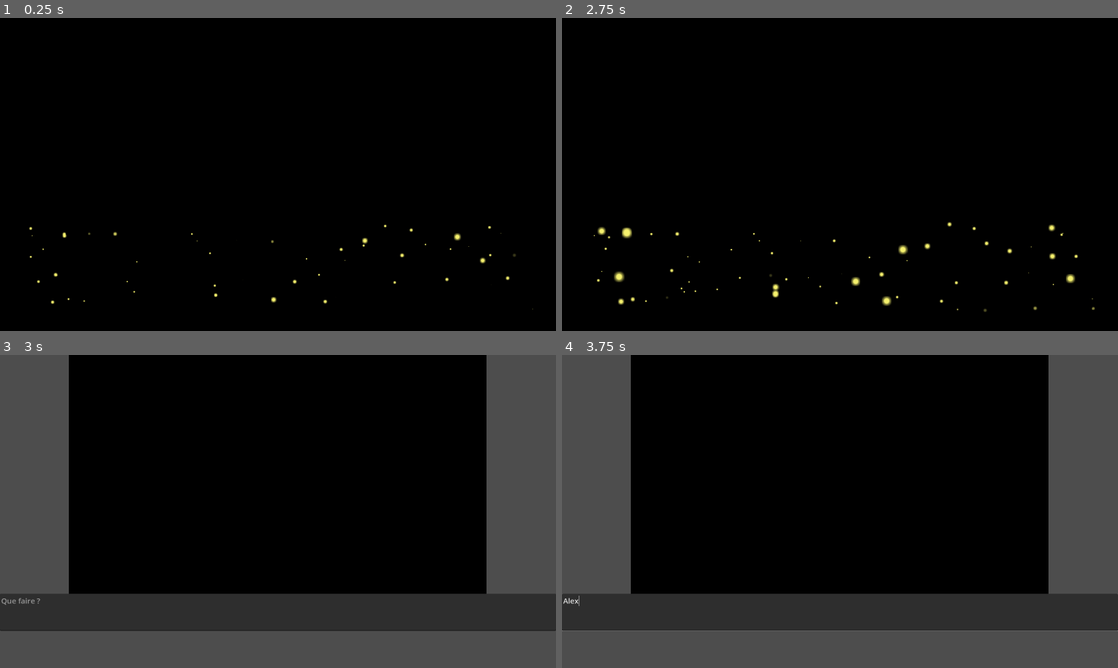
Above: before the commit, frames 1-4 (two rows, left to right).
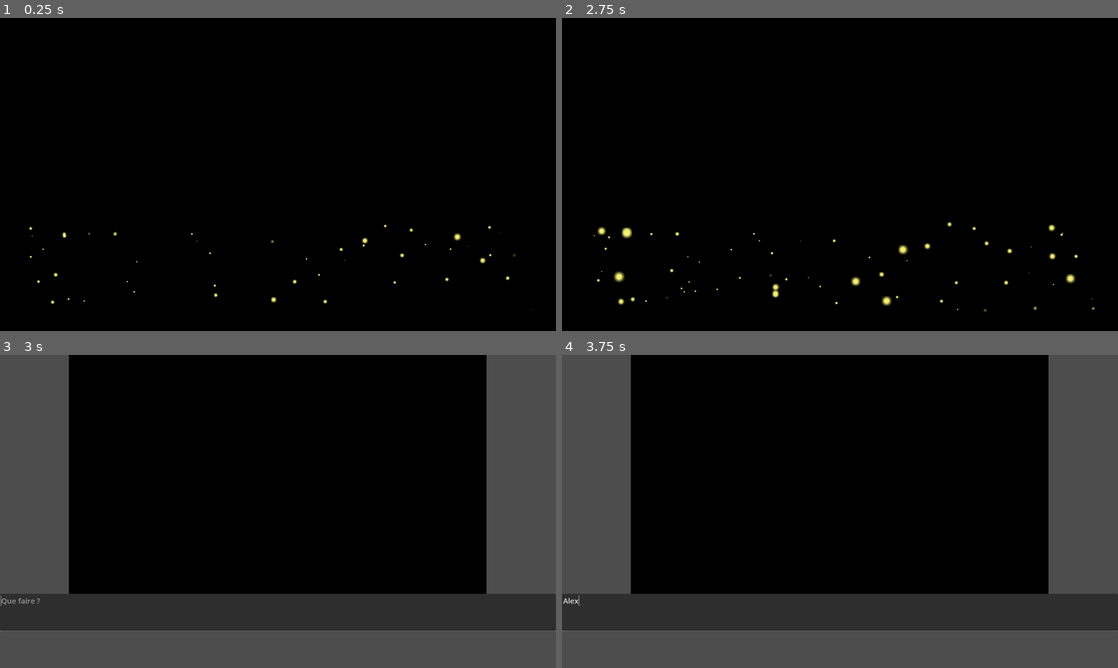
Above: after the commit, the same moments.

Repository: frangin2003/sram-remaster
Game: Godot game, scene res://scenes/00_title_screen/00_title_screen.tscn
Two runs of this game, one before a commit and one after it. Both use one fixed random seed, a clock stepped at 60 frames per second and the inputs below. Video files are missing from this copy of the repository; at most half a second of black plays in their place.
Inputs (mouse positions are in pixels of both pictures, inside the frame that each line leads up to):
- Up to frame 1 (0.25 s): no input
- Up to frame 2 (2.75 s): click "PRESS ANY KEY" at 0.5 s; click "PRESS ANY KEY" at 1.25 s; click "PRESS ANY KEY" at 2 s
- Up to frame 3 (3 s): tap Enter at 2.75, 2.85 s; move the mouse to (400, 495) at 2.77 s; click (400, 495) at 2.92 s
- Up to frame 4 (3.75 s): click (840, 611) at 3.52 s; type "Alex" at 3.6 s

Frames 1-2 are identical in both runs. In frame 3, 0.2% of the frame differs, in the area x 0-100%, y 76-89%; in frame 4, nothing differs.

Commit message:
Pig system done, global var for instrucions and inventory

Diff:
--- a/global/Global.gd
+++ b/global/Global.gd
@@ -1 +1,27 @@
 extends Node
+
+var INVENTORY = {
+	"knife": false,
+	"cane": false,
+	"water_bottle": false,
+	"water": false,
+	"snake_skin": false,
+	"potion": false,
+	"key": false,
+	"flute": false,
+	"bow": false,
+	"arrow": false,
+	"lilipad": false,
+	"money": false,
+	"lives": 0,
+	"turtle_eggs": false,
+	"werewolf_ear": false,
+	"boar_fur": false,
+	"leave": false,
+	"shovel": false,
+	"centaur_hoof": false,
+}
+
+var INSTRUCTIONS = ""
+
+var SCENE = ""
--- a/global/LlmServer.gd
+++ b/global/LlmServer.gd
@@ -1,8 +1,8 @@
 extends Node
 
 var llm_inputs = []
-var llm_outputs = []
-signal llm_output_added(new_output)
+var llm_chunks = []
+signal llm_chunk(chunk)
 
 var socket = WebSocketPeer.new()
 
@@ -16,10 +16,10 @@
 	if state == WebSocketPeer.STATE_OPEN:
 		var new_output = ''
 		while socket.get_available_packet_count():
-			var output = socket.get_packet().get_string_from_utf8()
-			print("Packet: ", output)
-			new_output += output
-		add_llm_output(new_output)
+			var chunk = socket.get_packet().get_string_from_utf8()
+			print("Chunk: ", chunk)
+			llm_chunks.append(chunk)
+			emit_signal("llm_chunk", chunk)
 
 	elif state == WebSocketPeer.STATE_CLOSING:
 		# Keep polling to achieve proper close.
@@ -30,11 +30,6 @@
 		print("WebSocket closed with code: %d, reason %s. Clean: %s" % [code, reason, code != -1])
 		set_process(false) # Stop processing.
 
-func add_llm_output(new_output):
-	if new_output.strip_edges() != "":
-		llm_outputs.append(new_output)
-		emit_signal("llm_output_added", new_output)
-
 # Override _gui_input instead of _input for GUI elements like TextEdit.
 func send_text(system_message, user_message):
 	var message_dict = {"user": user_message, "system": system_message}
--- /dev/null
+++ b/scenes/01_menhir/01_menhir.gd
@@ -0,0 +1,22 @@
+extends Node2D
+
+
+# Called when the node enters the scene tree for the first time.
+func _ready():
+	Global.SCENE = "01_menhir"
+	Global.INSTRUCTIONS = """You are acting as the game master (gm) of an epic adventure.
+# Scene
+The hero is in a windy valley, clear sky, at the center a large menhir
+# Actions
+- The hero can check the menhir and he will find a writing on it "Please save the king!"
+- Only tell the menhir writing if the hero explicitely asks for it
+# Guidelines
+- You speak very funnily.
+- You only answer with ONE SHORT sentence, NO EMOJIS.
+- If the hero is insulting you only answer "Not very polite".
+- Complete the below interaction."""
+
+
+# Called every frame. 'delta' is the elapsed time since the previous frame.
+func _process(delta):
+	pass
--- a/scenes/01_menhir/01_menhir.tscn
+++ b/scenes/01_menhir/01_menhir.tscn
@@ -1,10 +1,12 @@
-[gd_scene load_steps=4 format=3 uid="uid://ih6v6g868em2"]
+[gd_scene load_steps=5 format=3 uid="uid://ih6v6g868em2"]
 
+[ext_resource type="Script" path="res://scenes/01_menhir/01_menhir.gd" id="1_0ilvn"]
 [ext_resource type="PackedScene" uid="uid://cdoq6xtniibw8" path="res://scenes/gui/gui.tscn" id="1_tsktu"]
 [ext_resource type="AudioStream" uid="uid://c0n8ijguhl74m" path="res://scenes/01_menhir/wind-outside-sound-ambient-141989.mp3" id="2_kboyf"]
-[ext_resource type="VideoStream" uid="uid://t6u7ikbed4pc" path="res://scenes/01_menhir/menhir_animated_final.ogv" id="3_wb4a6"]
+[ext_resource type="VideoStream" path="res://scenes/01_menhir/mehnir_final_v2.ogv" id="3_pie7w"]
 
 [node name="01_menhir" type="Node2D"]
+script = ExtResource("1_0ilvn")
 
 [node name="gui" parent="." instance=ExtResource("1_tsktu")]
 
@@ -16,7 +18,7 @@
 offset_left = 238.0
 offset_right = 1680.0
 offset_bottom = 824.0
-stream = ExtResource("3_wb4a6")
+stream = ExtResource("3_pie7w")
 autoplay = true
 expand = true
 loop = true
--- a/scenes/gui/TextEdit.gd
+++ b/scenes/gui/TextEdit.gd
@@ -4,18 +4,19 @@
 
 # Called when the node enters the scene tree for the first time.
 func _ready():
-	# Make sure the TextEdit can focus to receive key inputs.
-	set_focus_mode(FOCUS_ALL)
-	LlmServer.connect("llm_output_added", llm_output_added)
+	LlmServer.connect("llm_chunk", llm_chunk)
+	grab_focus()
 
 func _process(delta):
 	pass
 
-func llm_output_added(new_output):
-	get_node("../Output").text = new_output
-	if "PIG TIME" in get_node("../Output").text :
-		get_node("../Output").text = ''
+func llm_chunk(chunk):
+	if (chunk != "<|im_start|>" and chunk != "<|im_end|>"):
+		get_node("../Output").text += chunk
+	if "Not very polite" in get_node("../Output").text :
 		get_tree().change_scene_to_file("res://scenes/xx_pig/xx_pig.tscn")
+	if "Ok, you are forgiven." in get_node("../Output").text :
+		get_tree().change_scene_to_file("res://scenes/" + Global.SCENE + "/" + Global.SCENE + ".tscn")
 
 # Override _gui_input instead of _input for GUI elements like TextEdit.
 func _gui_input(event):
@@ -23,13 +24,8 @@
 		var key_event = event as InputEventKey
 		if key_event.pressed and key_event.keycode == KEY_ENTER:
 			var user_message = text # Get the text from the TextEdit
-			var system_message = """You are acting as the game master (gm) of an epic adventure.
-# Guidelines
-- You speak very funnily.
-- You only answer with ONE SHORT sentence, NO EMOJIS.
-- If the hero is insulting you only answer "PIG TIME".
-- Complete the below interaction."""
+			var system_message = Global.INSTRUCTIONS
 			clear()
-			get_node("../Output").text = ''
+			get_node("../Output").text = ""
 			LlmServer.send_text(system_message, user_message)
 			get_viewport().set_input_as_handled()
--- /dev/null
+++ b/scenes/xx_pig/xx_pig.gd
@@ -0,0 +1,22 @@
+extends Node2D
+
+
+# Called when the node enters the scene tree for the first time.
+func _ready():
+	pass
+	get_node("gui/Output").text = "You need to be more polite buddy. Here is a picture of you from last summer"
+	Global.INSTRUCTIONS = """You are acting as the game master (gm) of an epic adventure.
+# Scene
+The hero has been impolite and is lock in a room as a punishment, facing a picture of him as a dirty pig
+# Actions
+- The only thing the can hero do is to apologize
+- If the hero apologizes, you answer "Ok, you are forgiven."
+# Guidelines
+- You speak very rudely to the hero.
+- You only answer with ONE SHORT sentence, NO EMOJIS.
+- Complete the below interaction."""
+
+
+# Called every frame. 'delta' is the elapsed time since the previous frame.
+func _process(delta):
+	pass
--- a/scenes/xx_pig/xx_pig.tscn
+++ b/scenes/xx_pig/xx_pig.tscn
@@ -1,10 +1,12 @@
-[gd_scene load_steps=4 format=3 uid="uid://cc0pmlgph3hw5"]
+[gd_scene load_steps=5 format=3 uid="uid://cc0pmlgph3hw5"]
 
 [ext_resource type="Texture2D" uid="uid://dfctv8ovoomhg" path="res://scenes/xx_pig/pig.webp" id="1_cxd4h"]
+[ext_resource type="Script" path="res://scenes/xx_pig/xx_pig.gd" id="1_iujrr"]
 [ext_resource type="PackedScene" uid="uid://cdoq6xtniibw8" path="res://scenes/gui/gui.tscn" id="2_ff7nl"]
 [ext_resource type="AudioStream" uid="uid://b6b2yalcpqeul" path="res://scenes/xx_pig/Android-Sock-Hop(chosic.com).mp3" id="3_f1jij"]
 
 [node name="xx_pig" type="Node2D"]
+script = ExtResource("1_iujrr")
 
 [node name="background" type="Sprite2D" parent="."]
 position = Vector2(959, 412)
Not shown, changed: .gitignore
Not shown, added: scenes/01_menhir/mehnir_final_v2.ogv
Not shown, changed: scenes/01_menhir/menhir_animated_final.ogv
Not shown, added: wip/mehnir_final_v2.ogv
Not shown, added: wip/menhir_animated_final.ogv
